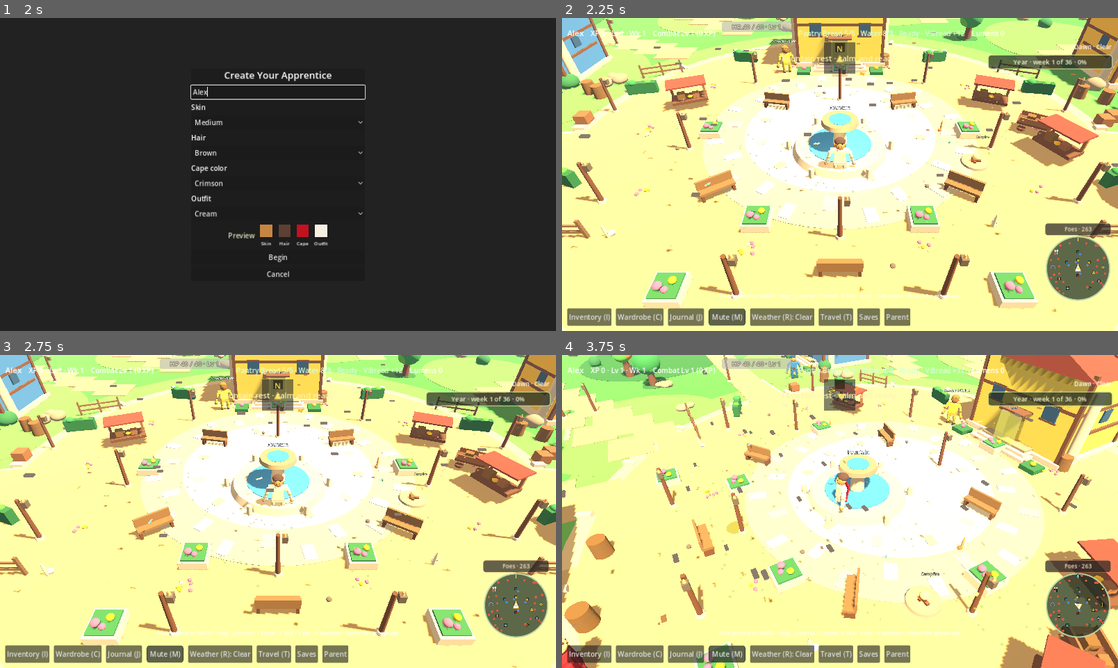
Above: before the commit, frames 1-4 (two rows, left to right).
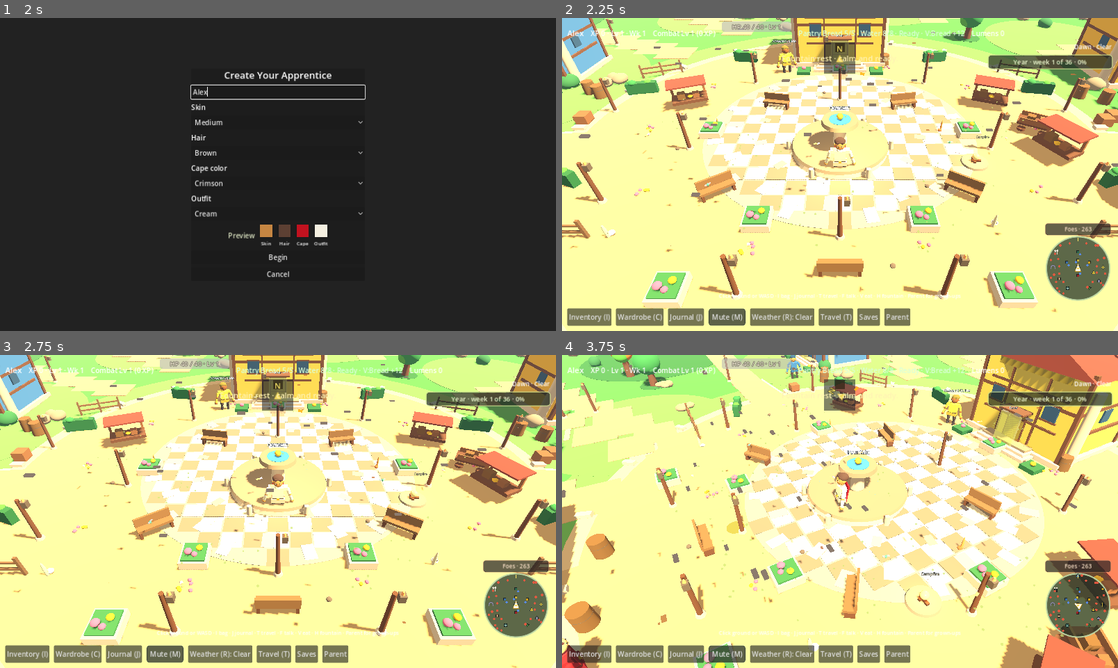
Above: after the commit, the same moments.

Repository: supertexxij/lumenstone-chronicles
Game: Godot game, scene res://scenes/main.tscn
Two runs of this game, one before a commit and one after it. Both use one fixed random seed, a clock stepped at 60 frames per second and the inputs below.
Inputs (mouse positions are in pixels of both pictures, inside the frame that each line leads up to):
- Up to frame 1 (2 s): click "New" at 0.5 s; click (278, 93) at 1.27 s; type "Alex" at 1.35 s
- Up to frame 2 (2.25 s): click "Begin" at 2 s
- Up to frame 3 (2.75 s): no input
- Up to frame 4 (3.75 s): tap Enter at 2.75 s; move the mouse to (962, 495) at 2.77 s; hold D (move_right) 2.78-3.5 s; hold Q (cam_left) 2.78-3.5 s; click (962, 495) at 2.92 s; drag from (728, 527) to (812, 574) at 3.52 s

Frame 1 is identical in both runs. In frame 2, 9.1% of the frame differs, in the area x 26-99%, y 0-68%; in frame 3, 9.1%; in frame 4, 12%, in the area x 2-92%, y 0-100%.

Commit message:
Strengthen v1.80 world finish: cobble grid, hall timber, clothing contrast.
Plaza checker tiles and half-timber facades read from the village camera; landmark yards get cobble plus foliage rings; humanoids keep a leather belt, buckle, and darker pants so the silhouette is not one cream blob.

Co-authored-by: supertexxij <supertexxij@users.noreply.github.com>

Diff:
--- a/scripts/characters/humanoid_builder.gd
+++ b/scripts/characters/humanoid_builder.gd
@@ -71,7 +71,7 @@
 	# --- Core (v1.80 world: chunky RS clothing silhouette that reads from the elevated camera) ---
 	var torso := _mi(_box(Vector3(0.54, 0.58, 0.32)), Vector3(0, 1.16, 0), bob, "Torso")
 	var pelvis := _mi(_box(Vector3(0.50, 0.20, 0.30)), Vector3(0, 0.80, 0), bob, "Pelvis")
-	var hem := _mi(_box(Vector3(0.58, 0.16, 0.36)), Vector3(0, 0.76, 0.02), bob, "Hem")
+	var hem := _mi(_box(Vector3(0.64, 0.18, 0.38)), Vector3(0, 0.74, 0.02), bob, "Hem")
 	var neck := _mi(_cyl(0.09, 0.11, 0.14), Vector3(0, 1.52, 0), bob, "Neck")
 	var collar := _mi(_cyl(0.16, 0.18, 0.08), Vector3(0, 1.46, 0.02), bob, "Collar")
 	var head := _mi(_sphere(0.23), Vector3(0, 1.72, 0.02), bob, "Head")
@@ -106,9 +106,10 @@
 	# Cape drapes from the shoulders — narrower so arms still read from above.
 	var cape := _mi(_box(Vector3(0.52, 0.88, 0.07)), Vector3(0, 1.04, -0.22), bob, "Cape")
 
-	# Belt around waist
-	var belt := _mi(_box(Vector3(0.48, 0.10, 0.30)), Vector3(0, 0.82, 0), bob, "Belt")
-	belt.visible = false
+	# Belt around waist — leather cord always on so the tunic/pants break reads from the camera
+	var belt := _mi(_box(Vector3(0.52, 0.10, 0.32)), Vector3(0, 0.84, 0), bob, "Belt")
+	belt.visible = true
+	var buckle := _mi(_box(Vector3(0.10, 0.10, 0.08)), Vector3(0, 0.84, 0.18), bob, "Buckle")
 
 	# Soft armor overlays (chest + pads) — hidden until a defensive cloak is worn
 	var chest_plate := _mi(_box(Vector3(0.42, 0.34, 0.10)), Vector3(0, 1.16, 0.16), bob, "ChestPlate")
@@ -218,6 +219,7 @@
 		"hat_jewel": hat_jewel,
 		"cape": cape,
 		"belt": belt,
+		"buckle": buckle,
 		"chest_plate": chest_plate,
 		"l_pad": l_pad,
 		"r_pad": r_pad,
@@ -276,10 +278,16 @@
 	set_color(parts.get("neck"), skin)
 	set_color(parts.get("hair"), hair)
 	set_color(parts.get("bangs"), hair.darkened(0.06))
+	var pants := Color("#4a3a32")
 	set_color(parts.get("torso"), outfit)
-	set_color(parts.get("pelvis"), outfit.darkened(0.08))
-	set_color(parts.get("hem"), outfit.darkened(0.14))
-	set_color(parts.get("collar"), outfit.lightened(0.08))
+	set_color(parts.get("pelvis"), pants)
+	set_color(parts.get("hem"), outfit.darkened(0.16))
+	set_color(parts.get("collar"), outfit.lightened(0.10))
+	set_color(parts.get("belt"), Color("#5c3d24"))
+	set_color(parts.get("buckle"), Color("#c9a227"), 0.4)
+	var belt_n: MeshInstance3D = parts.get("belt")
+	if belt_n:
+		belt_n.visible = true
 	set_color(parts.get("l_cuff"), outfit.darkened(0.12))
 	set_color(parts.get("r_cuff"), outfit.darkened(0.12))
 	# Arms: sleeves (outfit) + hands (skin)
@@ -291,8 +299,8 @@
 	set_color(parts.get("r_hand"), skin)
 	set_color(parts.get("l_elbow"), skin)
 	set_color(parts.get("r_elbow"), skin)
-	set_color(parts.get("l_knee"), outfit.darkened(0.15))
-	set_color(parts.get("r_knee"), outfit.darkened(0.15))
+	set_color(parts.get("l_knee"), pants.darkened(0.08))
+	set_color(parts.get("r_knee"), pants.darkened(0.08))
 	# Face
 	set_color(parts.get("l_eye"), Color("#f4f0e6"), 0.4)
 	set_color(parts.get("r_eye"), Color("#f4f0e6"), 0.4)
@@ -305,10 +313,10 @@
 	set_color(parts.get("l_ear"), skin.darkened(0.04))
 	set_color(parts.get("r_ear"), skin.darkened(0.04))
 	# Legs / feet
-	set_color(parts.get("l_thigh"), outfit.darkened(0.12))
-	set_color(parts.get("r_thigh"), outfit.darkened(0.12))
-	set_color(parts.get("l_shin"), outfit.darkened(0.18))
-	set_color(parts.get("r_shin"), outfit.darkened(0.18))
+	set_color(parts.get("l_thigh"), pants)
+	set_color(parts.get("r_thigh"), pants)
+	set_color(parts.get("l_shin"), pants.darkened(0.10))
+	set_color(parts.get("r_shin"), pants.darkened(0.10))
 	set_color(parts.get("l_foot"), shoe)
 	set_color(parts.get("r_foot"), shoe)
 	set_color(parts.get("l_boot"), shoe.lightened(0.08))
@@ -329,10 +337,13 @@
 	var cape: MeshInstance3D = parts.get("cape")
 	if cape:
 		cape.visible = true
-	for key in ["chest_plate", "l_pad", "r_pad", "hat", "weapon", "belt", "accessory"]:
+	for key in ["chest_plate", "l_pad", "r_pad", "hat", "weapon", "accessory"]:
 		var n: Node = parts.get(key)
 		if n:
 			n.visible = false
+	var belt_n: MeshInstance3D = parts.get("belt")
+	if belt_n:
+		belt_n.visible = true
 
 
 ## Style accessory mesh from item id/name heuristics (lantern, pin, beads, pouch, scroll…).
--- a/scripts/player/player.gd
+++ b/scripts/player/player.gd
@@ -276,10 +276,12 @@
 	var belt_mesh: MeshInstance3D = parts.get("belt")
 	var bid = GameState.equipped.get("belt")
 	if belt_mesh:
-		belt_mesh.visible = bid != null
+		belt_mesh.visible = true
 		if bid != null:
 			var bitem: Dictionary = ItemDB.get_item(str(bid))
 			HumanoidBuilder.set_color(belt_mesh, Color(bitem.get("color", "#d4a017")))
+		else:
+			HumanoidBuilder.set_color(belt_mesh, Color("#5c3d24"))
 
 	# Accessory 3D attach
 	var acc_root: Node3D = parts.get("accessory")
--- a/scripts/world/world.gd
+++ b/scripts/world/world.gd
@@ -178,8 +178,10 @@
 	_mats["maple_leaf_green"] = _mat(Color("#5a8a38"))
 	_mats["cobble"] = _mat(Color("#b8a888"))
 	_mats["cobble_light"] = _mat(Color("#d6c8a8"))
+	_mats["cobble_dark"] = _mat(Color("#8e7a62"))
 	_mats["plaster"] = _mat(Color("#eadcc4"))
 	_mats["window"] = _mat(Color("#3a5470"), 0.25)
+	_mats["leather"] = _mat(Color("#5c3d24"))
 
 func _mat(c: Color, roughness: float = 0.85) -> StandardMaterial3D:
 	var m := StandardMaterial3D.new()
@@ -356,6 +358,17 @@
 		var iang := i * TAU / 12.0 + 0.2
 		var inner := _mi(_box(Vector3(0.62, 0.04, 0.42)), Vector3(cos(iang) * 4.55, 0.05, 6.0 + sin(iang) * 4.55), static_world, _mats["stone"] if i % 2 else _mats["cobble"], "PlazaFlagIn%d" % i)
 		inner.rotation.y = -iang
+	# v1.80 world: checker flagstones across the whole disc so the plaza is not a flat sand plate
+	var tile_i := 0
+	for ix in range(-7, 8):
+		for iz in range(-7, 8):
+			var px := float(ix) * 1.02
+			var pz := 6.0 + float(iz) * 1.02
+			if Vector2(px, pz - 6.0).length() > 7.15:
+				continue
+			var tmat: Material = _mats["cobble_light"] if (ix + iz) % 2 == 0 else _mats["cobble_dark"]
+			_mi(_box(Vector3(0.94, 0.028, 0.94)), Vector3(px, 0.054, pz), static_world, tmat, "PlazaTile%d" % tile_i)
+			tile_i += 1
 	# Spokes toward guild halls
 	var spokes := [
 		Vector3(18, 0, 2), Vector3(-18, 0, 2), Vector3(0, 0, -14),
@@ -423,6 +436,12 @@
 		_mi(_cyl(0.28, 0.32, h * 0.85), Vector3(w * 0.5 + 0.15, h * 0.42, d * 0.35), body, _mats["stone"], "PillarR")
 		# Banner strip under eaves
 		_mi(_box(Vector3(w * 0.7, 0.35, 0.08)), Vector3(0, h - 0.4, d * 0.5 + 0.06), body, trim_mat, "Banner")
+		# v1.80 world: front half-timber so halls read as buildings, not painted boxes
+		_mi(_box(Vector3(0.12, h * 0.78, 0.10)), Vector3(-w * 0.18, h * 0.50, d * 0.5 + 0.06), body, _mats["wood"], "HallTimberL")
+		_mi(_box(Vector3(0.12, h * 0.78, 0.10)), Vector3(w * 0.18, h * 0.50, d * 0.5 + 0.06), body, _mats["wood"], "HallTimberR")
+		_mi(_box(Vector3(w * 0.78, 0.12, 0.10)), Vector3(0, h * 0.36, d * 0.5 + 0.06), body, _mats["wood"], "HallTimberLo")
+		_mi(_box(Vector3(w * 0.78, 0.12, 0.10)), Vector3(0, h * 0.72, d * 0.5 + 0.06), body, _mats["wood"], "HallTimberHi")
+		_mi(_box(Vector3(1.28, 2.18, 0.10)), Vector3(0, 1.12, d * 0.5 + 0.03), body, _mats["wood"], "DoorFrame")
 		# Roof prism
 		var roof := MeshInstance3D.new()
 		var rmesh := PrismMesh.new()
@@ -634,7 +653,9 @@
 		# v1.80 world: extra canopy lobes so trees read as foliage, not one green blob
 		_mi(_sphere(0.62, 1.15), Vector3(-0.42, trunk_h + 0.28, 0.18), body, _mats["leaf_alt"], "LeavesL")
 		_mi(_sphere(0.58, 1.05), Vector3(0.38, trunk_h + 0.22, -0.16), body, leaf_mat, "LeavesR")
-		_mi(_cyl(0.95, 0.95, 0.02), Vector3(0, 0.012, 0), body, _mats["grass_dark"], "Shade")
+		_mi(_sphere(0.48, 0.82), Vector3(0.08, trunk_h + 1.05, 0.22), body, _mats["leaf_alt"], "LeavesTop")
+		_mi(_sphere(0.72, 0.70), Vector3(0.0, trunk_h + 0.08, 0.0), body, _mats["grass_dark"], "LeavesUnder")
+		_mi(_cyl(1.15, 1.15, 0.02), Vector3(0, 0.012, 0), body, _mats["grass_dark"], "Shade")
 		if style == 1:
 			_mi(_sphere(0.7, 1.3), Vector3(0.35, trunk_h + 0.2, 0.1), body, _mats["leaf_alt"], "Leaves2")
 	var col := CollisionShape3D.new()
@@ -684,11 +705,13 @@
 	_mi(_cyl(3.6, 3.6, 0.06), Vector3(0, 0.03, 0), root, _mats["cobble"], "FountainApron")
 	_mi(_cyl(3.15, 3.15, 0.05), Vector3(0, 0.04, 0), root, _mats["cobble_light"], "FountainApronIn")
 	_mi(_cyl(2.35, 2.55, 0.4), Vector3(0, 0.2, 0), root, _mats["stone"], "Base")
+	_mi(_cyl(2.48, 2.55, 0.12), Vector3(0, 0.42, 0), root, _mats["stone_dark"], "Rim")
 	_mi(_cyl(1.65, 1.65, 0.15), Vector3(0, 0.35, 0), root, _mats["water"], "Water")
 	_water_positions.append(root.position)  # Wave 38: brook murmur near fountain
 	_mi(_cyl(0.28, 0.38, 1.6), Vector3(0, 1.0, 0), root, _mats["stone"], "Pillar")
 	_mi(_cyl(0.9, 0.95, 0.2), Vector3(0, 1.75, 0), root, _mats["stone_dark"], "Bowl")
 	_mi(_cyl(0.55, 0.55, 0.08), Vector3(0, 1.82, 0), root, _mats["water"], "UpperWater")
+	_mi(_sphere(0.16), Vector3(0, 2.02, 0), root, _mats["amber"], "Gem")
 	# Ring of low posts
 	for i in 6:
 		var ang := i * TAU / 6.0
@@ -943,13 +966,28 @@
 	var root := Node3D.new()
 	root.name = plaza_name
 	root.position = pos
-	_mi(_cyl(radius, radius, 0.05), Vector3(0, 0.02, 0), root, _mats["dirt"], "Yard")
-	_mi(_cyl(radius * 0.62, radius * 0.62, 0.042), Vector3(0, 0.028, 0), root, _mats["grass_light"], "Inner")
+	_mi(_cyl(radius, radius, 0.05), Vector3(0, 0.02, 0), root, _mats["cobble"], "Yard")
+	_mi(_cyl(radius * 0.62, radius * 0.62, 0.042), Vector3(0, 0.028, 0), root, _mats["cobble_light"], "Inner")
 	for i in 10:
 		var ang := i * TAU / 10.0
 		var curb := _mi(_box(Vector3(0.58, 0.16, 0.26)), Vector3(cos(ang) * radius * 0.96, 0.09, sin(ang) * radius * 0.96), root, _mats["stone"], "Curb%d" % i)
 		curb.rotation.y = -ang
 	static_world.add_child(root)
+
+
+func _dress_landmark_ring(center: Vector3, radius: float) -> void:
+	## Visual foliage ring just outside the yard (skips travel corridors).
+	var rng := RandomNumberGenerator.new()
+	rng.seed = int(abs(center.x * 17.0 + center.z * 13.0)) + 11
+	for i in 8:
+		var ang := i * TAU / 8.0 + 0.18
+		var p := center + Vector3(cos(ang) * radius, 0, sin(ang) * radius)
+		if _in_travel_corridor(p):
+			continue
+		if i % 2 == 0:
+			_add_bush(p, rng)
+		else:
+			_add_flowers(p, rng)
 
 
 func _dress_world_finish() -> void:
@@ -965,6 +1003,17 @@
 	_add_landmark_plaza(Vector3(22, 0, 48), 4.0, "LandmarkPlazaFern")
 	_add_landmark_plaza(Vector3(-48, 0, 42), 4.0, "LandmarkPlazaHeather")
 	_add_landmark_plaza(Vector3(48, 0, 42), 4.0, "LandmarkPlazaThistle")
+	_dress_landmark_ring(Vector3(0.5, 0, -48), 7.4)
+	_dress_landmark_ring(Vector3(-24, 0, -54), 6.8)
+	_dress_landmark_ring(Vector3(38, 0, -36), 7.0)
+	_dress_landmark_ring(Vector3(-38, 0, -34), 6.6)
+	_dress_landmark_ring(Vector3(48, 0, 8), 6.6)
+	_dress_landmark_ring(Vector3(-48, 0, 8), 6.6)
+	_dress_landmark_ring(Vector3(48, 0, -22), 6.8)
+	_dress_landmark_ring(Vector3(-42, 0, -20), 6.6)
+	_dress_landmark_ring(Vector3(22, 0, 48), 6.6)
+	_dress_landmark_ring(Vector3(-48, 0, 42), 6.6)
+	_dress_landmark_ring(Vector3(48, 0, 42), 6.6)
 
 func _spawn_npcs() -> void:
 	for n in world_data.get("npcs", []):
--- a/tools/smoke_check.gd
+++ b/tools/smoke_check.gd
@@ -886,9 +886,9 @@
 	print("CLEANUP_179", "_maybe_once_toast" in _src("res://scripts/autoload/game_state.gd") and "_play_load_toasts" in _src("res://scripts/ui/main.gd"))
 
 	print("VERSION_180", _ver_ge(80))
-	print("PLAZA_FLAG_180", "PlazaFlag" in _src("res://scripts/ …(88 unchanged characters)…  in _src("res://scripts/world/world.gd"))
-	print("LANDMARK_PLAZA_180", "_dress_world_finish" in _src("res://scripts/world/world.gd") and "LandmarkPlazaGlade" in _src("res://scripts/world/world.gd"))
-	print("HUMANOID_CLOTHES_180", parts.has("collar") and parts.has("hem") and parts.has("mouth") and parts.has("bangs") and parts.has("l_boot"))
+	print("PLAZA_FLAG_180", "PlazaFlag" in _src("res://scripts/ …(88 unchanged characters)…  in _src("res://scripts/world/world.gd") and "PlazaTile" in _src("res://scripts/world/world.gd") and "HallTimberL" in _src("res://scripts/world/world.gd"))
+	print("LANDMARK_PLAZA_180", "_dress_world_finish" in _src("res://scripts/world/world.gd") and "LandmarkPlazaGlade" in _src("res://scripts/world/world.gd") and "_dress_landmark_ring" in _src("res://scripts/world/world.gd"))
+	print("HUMANOID_CLOTHES_180", parts.has("collar") and parts.has("hem") and parts.has("mouth") and parts.has("bangs") and parts.has("l_boot") and parts.has("buckle"))
 	print("DAY_FILL_180", "DayFill" in _src("res://scripts/world/world.gd") and "v1.80 world" in _src("res://scripts/world/world.gd"))
 	print("WALK_HIP_180", "bob.rotation.y = sin(_walk_phase)" in _src("res://scripts/player/player.gd"))
 	var gs180 = _src("res://scripts/autoload/game_state.gd")
--- a/tools/world_smoke.gd
+++ b/tools/world_smoke.gd
@@ -624,9 +624,9 @@
 	print("CLEANUP_179_SRC", "_maybe_once_toast" in _src("res://scripts/autoload/game_state.gd"))
 
 	print("VERSION_180_SRC", _ver_ge(80))
-	print("PLAZA_FLAG_SRC", "PlazaFlag" in _src("res://scripts/world/world.gd") and "YardCart" in _src("res://scripts/world/world.gd"))
-	print("LANDMARK_PLAZA_SRC", "LandmarkPlazaGlade" in _src("res://scripts/world/world.gd") and "_dress_world_finish" in _src("res://scripts/world/world.gd"))
+	print("PLAZA_FLAG_SRC", "PlazaFlag" in _src("res://scripts/world/world.gd") and "YardCart" in _src("res://scripts/world/world.gd") and "PlazaTile" in _src("res://scripts/world/world.gd") and "HallTimberL" in _src("res://scripts/world/world.gd"))
+	print("LANDMARK_PLAZA_SRC", "LandmarkPlazaGlade" in _src("res://scripts/world/world.gd") and "_dress_world_finish" in _src("res://scripts/world/world.gd") and "_dress_landmark_ring" in _src("res://scripts/world/world.gd"))
 	print("DAY_FILL_SRC", "DayFill" in _src("res://scripts/world/world.gd"))
-	print("HUMANOID_CLOTHES_SRC", "Collar" in _src("res://scripts/characters/humanoid_builder.gd") and "Hem" in _src("res://scripts/characters/humanoid_builder.gd"))
+	print("HUMANOID_CLOTHES_SRC", "Collar" in _src("res://scripts/characters/humanoid_builder.gd") and "Hem" in _src("res://scripts/characters/humanoid_builder.gd") and "Buckle" in _src("res://scripts/characters/humanoid_builder.gd"))
 	print("WORLD_SMOKE_OK")
 	quit(0)
Not shown, changed: README.md
